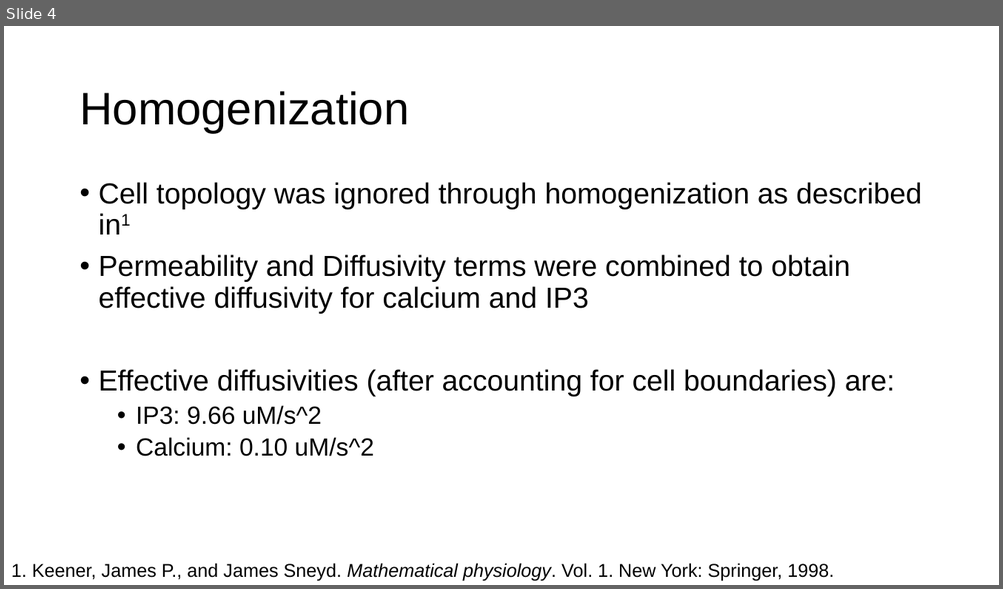
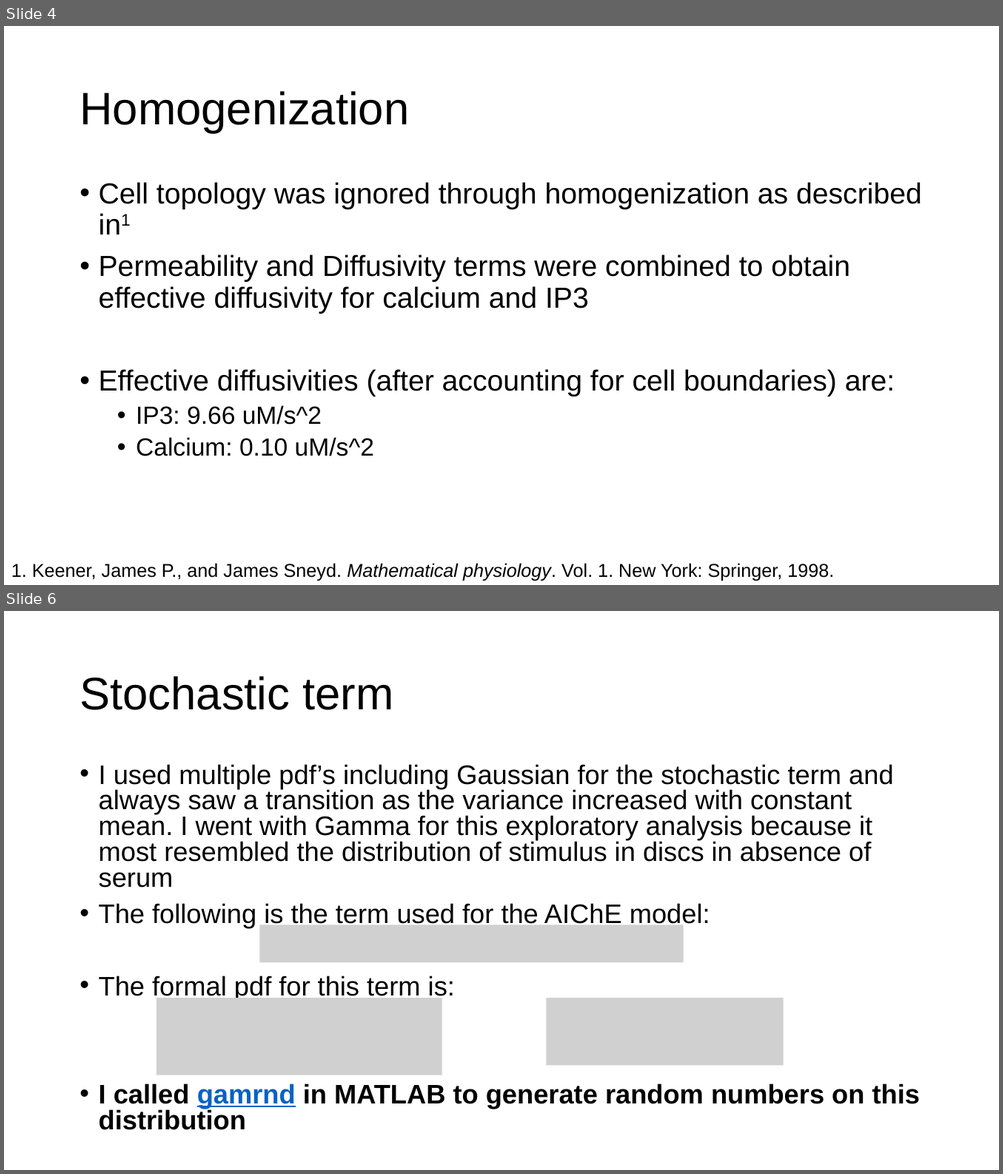
Before and after one commit to pavelbrodskiy/calciumWaveModeling, a slide deck: AIChE Equations Calcium Waves.pptx. Shown one above the other, each under a label of ours: slide 4 before the commit, slides 4 and 6 after it; the slides between them are not shown. The pictures are 1003x589 and 1003x1174 pixels, drawn with LibreOffice and Linux fonts; fonts in the diff are those of the drawing; grey boxes stand for pictures. Boxes give left, top, right and bottom in pixels: in the first picture for what was removed or moved away, otherwise in the second. Text is boxed around its words. In the diff, an @@ line names an element or a change of style, - is before the commit and + after.

```diff
--- a/AIChE Equations Calcium Waves.pptx
+++ b/AIChE Equations Calcium Waves.pptx
@@ slide 6 added at box(4, 611, 999, 1170), background #FFFFFF @@
@@ title added at box(79, 676, 393, 710), 44 pt, text #000000 @@
+Stochastic term
@@ text added at box(99, 764, 919, 1130), 25.9 pt, text #000000 @@
+• I used multiple pdf’s including Gaussian for the stochastic term and always saw a transition as the variance increased with constant mean. I went with Gamma for this exploratory analysis because it most resembled the distribution of stimulus in discs in absence of serum
+• The following is the term used for the AIChE model:
+• The formal pdf for this term is:
+• I called gamrnd in MATLAB to generate random numbers on this distribution
@@ picture added at box(260, 925, 684, 963) @@
@@ picture added at box(156, 998, 442, 1076) @@
@@ picture added at box(546, 998, 784, 1066) @@
```
Also in this commit, not shown: 2 slides changed, 3 other files.
